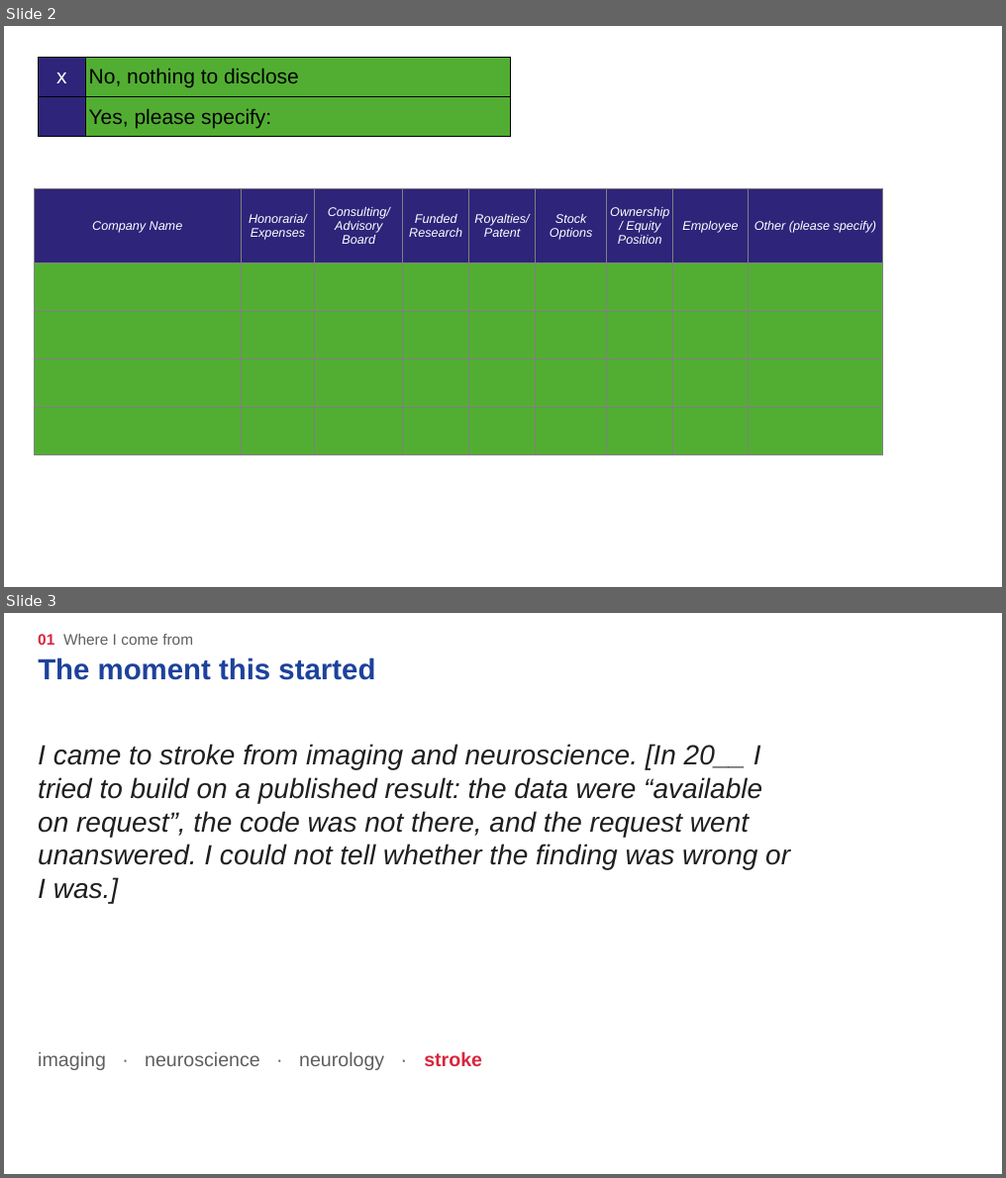
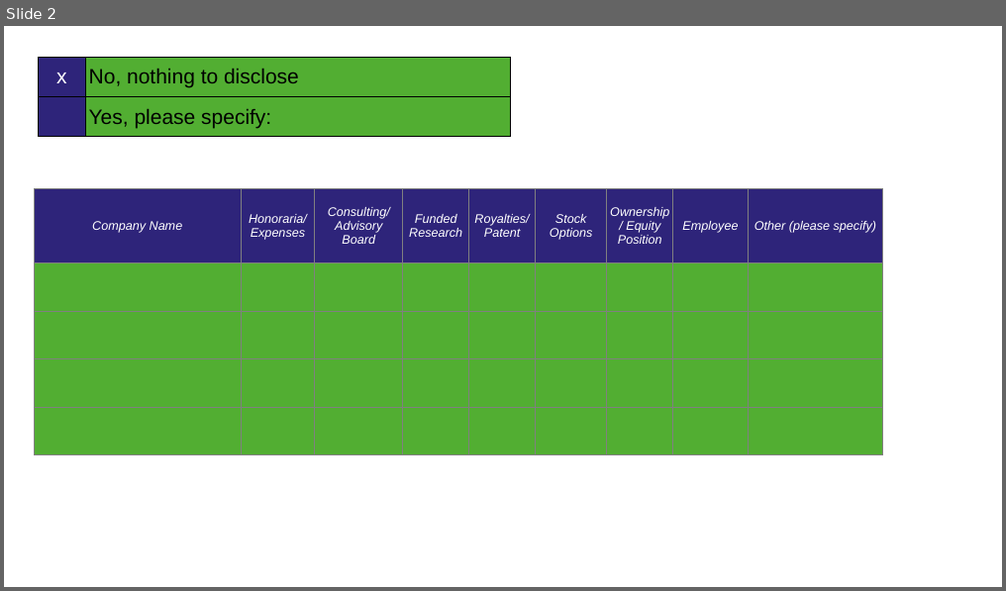
Before and after one commit to Friseeb/stroke_open_science, a slide deck: talk/deck/congress/Fridman_WSC2026_open_science.pptx. Shown one above the other, each under a label of ours: slides 2 and 3 before the commit, slide 2 after it. The pictures are 1006x1178 and 1006x591 pixels, drawn with LibreOffice and Linux fonts; fonts in the diff are those of the drawing; background and template pictures are left out. Boxes give left, top, right and bottom in pixels: in the first picture for what was removed or moved away, otherwise in the second. Text is boxed around its words. In the diff, an @@ line names an element or a change of style, - is before the commit and + after.

```diff
--- a/talk/deck/congress/Fridman_WSC2026_open_science.pptx
+++ b/talk/deck/congress/Fridman_WSC2026_open_science.pptx
@@ slide 3 removed at bbox=[4, 613, 1002, 1174], background picture (left out) @@
@@ text removed at bbox=[38, 634, 193, 645] @@
-01 Where I come from
@@ title removed at bbox=[38, 658, 375, 680] @@
-The moment this started
@@ text removed at bbox=[38, 744, 790, 903] @@
-I came to stroke from imaging and neuroscience. [In 20__ I tried to build on a published result: the data were “available on request”, the code was not there, and the request went unanswered. I could not tell whether the finding was wrong or I was.]
@@ text removed at bbox=[38, 1052, 482, 1070] @@
-imaging · neuroscience · neurology · stroke
```
Also in this commit, not shown: 14 slides changed, 2 slides added, 36 other files.
